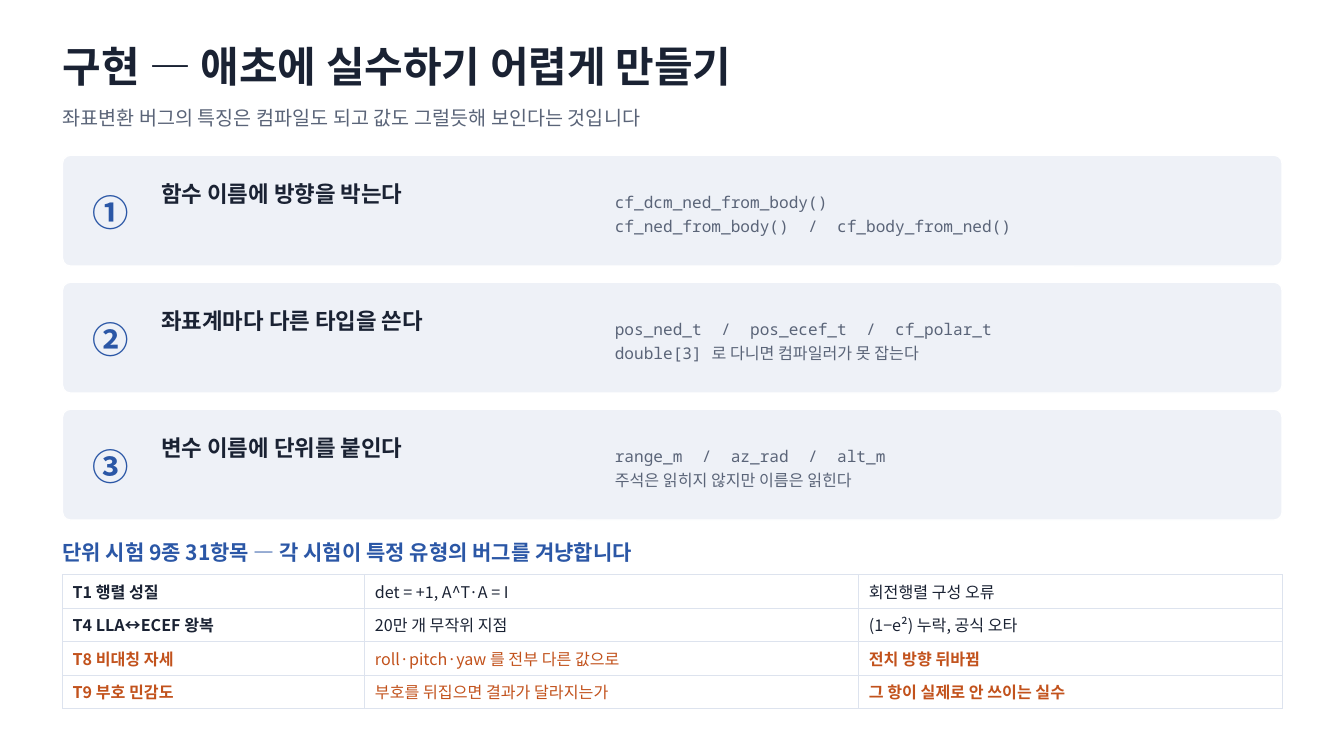
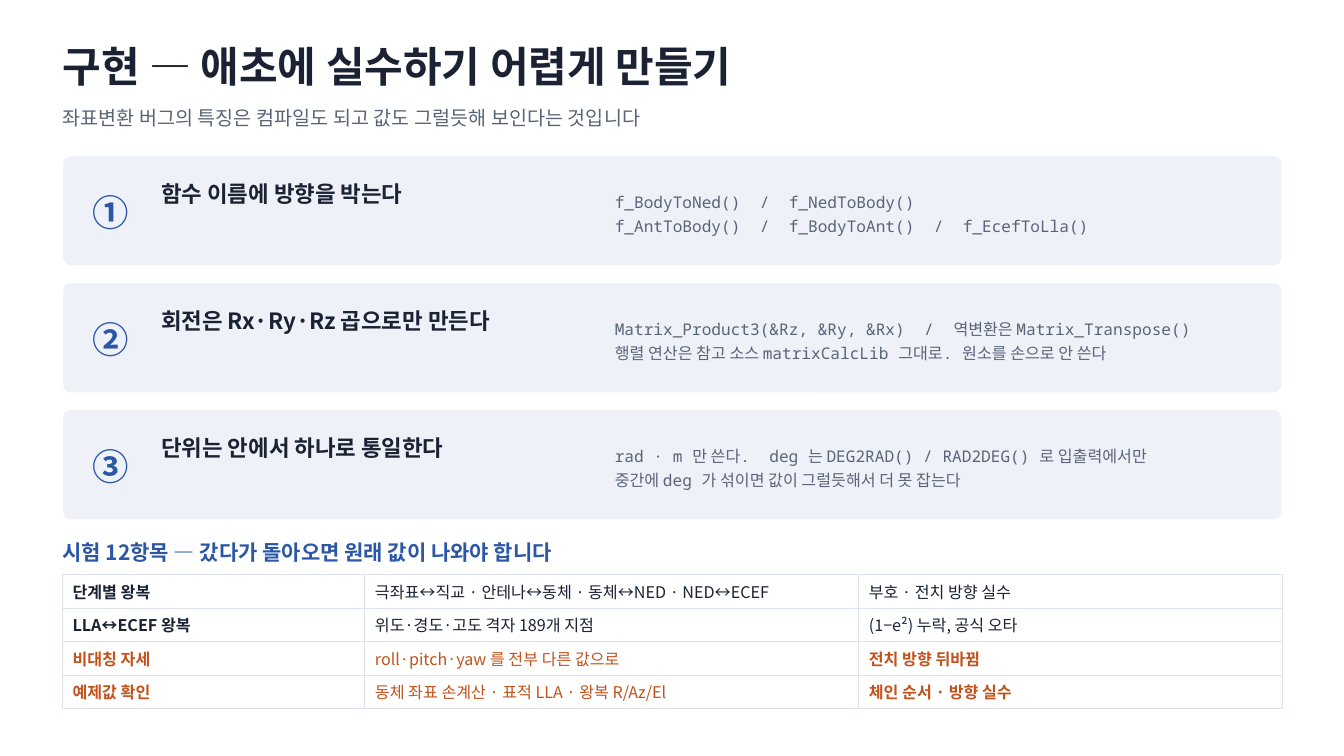
Before and after one commit to harley-hwan/IpcProc, a slide deck: slide 30 of Part2_CoordFrames/ref/산출물/Chapter2_coordinate_systems.pptx. Drawn at 1344x756 pixels with LibreOffice and Linux fonts; fonts in the diff are those of the drawing. Boxes give left, top, right and bottom in pixels: in the first picture for what was removed or moved away, otherwise in the second. Text is boxed around its words. In the diff, an @@ line names an element or a change of style, - is before the commit and + after.

```diff
--- a/Part2_CoordFrames/ref/산출물/Chapter2_coordinate_systems.pptx
+++ b/Part2_CoordFrames/ref/산출물/Chapter2_coordinate_systems.pptx
@@ text at [615,195,1089,236]: text changed @@
-cf_dcm_ned_from_body()
-cf_ned_from_body() / cf_body_from_ned()
+f_BodyToNed() / f_NedToBody()
+f_AntToBody() / f_BodyToAnt() / f_EcefToLla()
@@ text at [161,310,490,334]: text changed @@
-좌표계마다 다른 타입을 쓴다
+회전은 Rx·Ry·Rz 곱으로만 만든다
@@ text at [615,321,1190,360]: text changed @@
-pos_ned_t / pos_ecef_t / cf_polar_t
-double[3] 로 다니면 컴파일러가 못 잡는다
+Matrix_Product3(&Rz, &Ry, &Rx) / 역변환은 Matrix_Transpose()
+행렬 연산은 참고 소스 matrixCalcLib 그대로. 원소를 손으로 안 쓴다
@@ text at [161,437,443,458]: text changed @@
-변수 이름에 단위를 붙인다
+단위는 안에서 하나로 통일한다
@@ text at [615,448,1147,490]: text changed @@
-range_m / az_rad / alt_m
-주석은 읽히지 않지만 이름은 읽힌다
+rad · m 만 쓴다. deg 는 DEG2RAD() / RAD2DEG() 로 입출력에서만
+중간에 deg 가 섞이면 값이 그럴듯해서 더 못 잡는다
@@ text at [62,542,552,562]: text changed @@
-단위 시험 9종 31항목 — 각 시험이 특정 유형의 버그를 겨냥합니다
+시험 12항목 — 갔다가 돌아오면 원래 값이 나와야 합니다
@@ table at [63,575,1282,705] @@
-row 1: T1 행렬 성질 | det = +1, A^T·A = I | 회전행렬 구성 오류
+row 1: 단계별 왕복 | 극좌표↔직교 · 안테나↔동체 · 동체↔NED · NED↔ECEF | 부호 · 전치 방향 실수
-row 2, column 1: T4 LLA↔ECEF 왕복
+row 2, column 1: LLA↔ECEF 왕복
-row 2, column 2: 20만 개 무작위 지점
+row 2, column 2: 위도·경도·고도 격자 189개 지점
-row 3, column 1: T8 비대칭 자세
+row 3, column 1: 비대칭 자세
-row 4: T9 부호 민감도 | 부호를 뒤집으면 결과가 달라지는가 | 그 항이 실제로 안 쓰이는 실수
+row 4: 예제값 확인 | 동체 좌표 손계산 · 표적 LLA · 왕복 R/Az/El | 체인 순서 · 방향 실수
```
Also in this commit, not shown: 6 other slides changed, 1 slide added, 9 other files.
